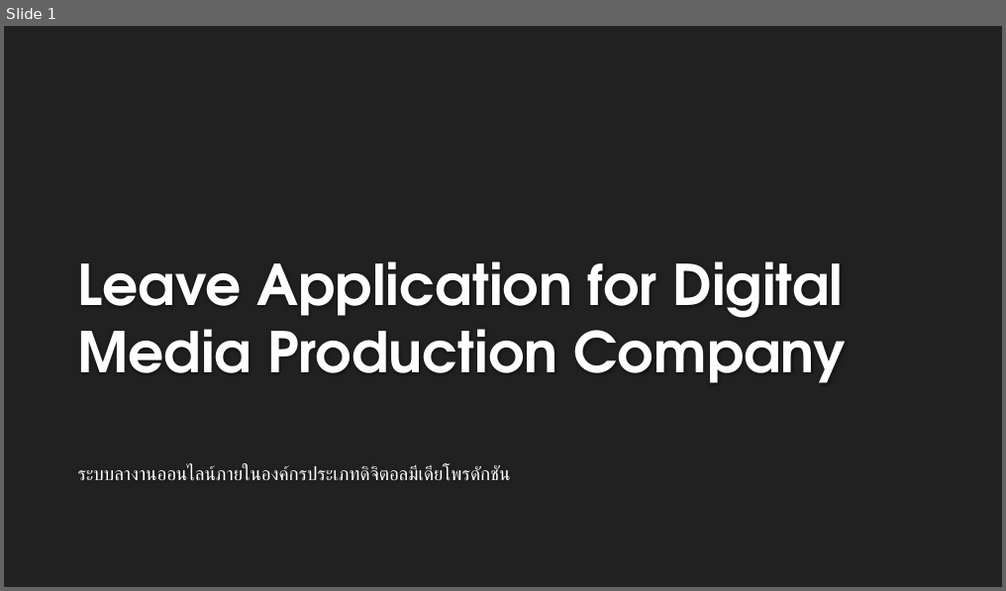
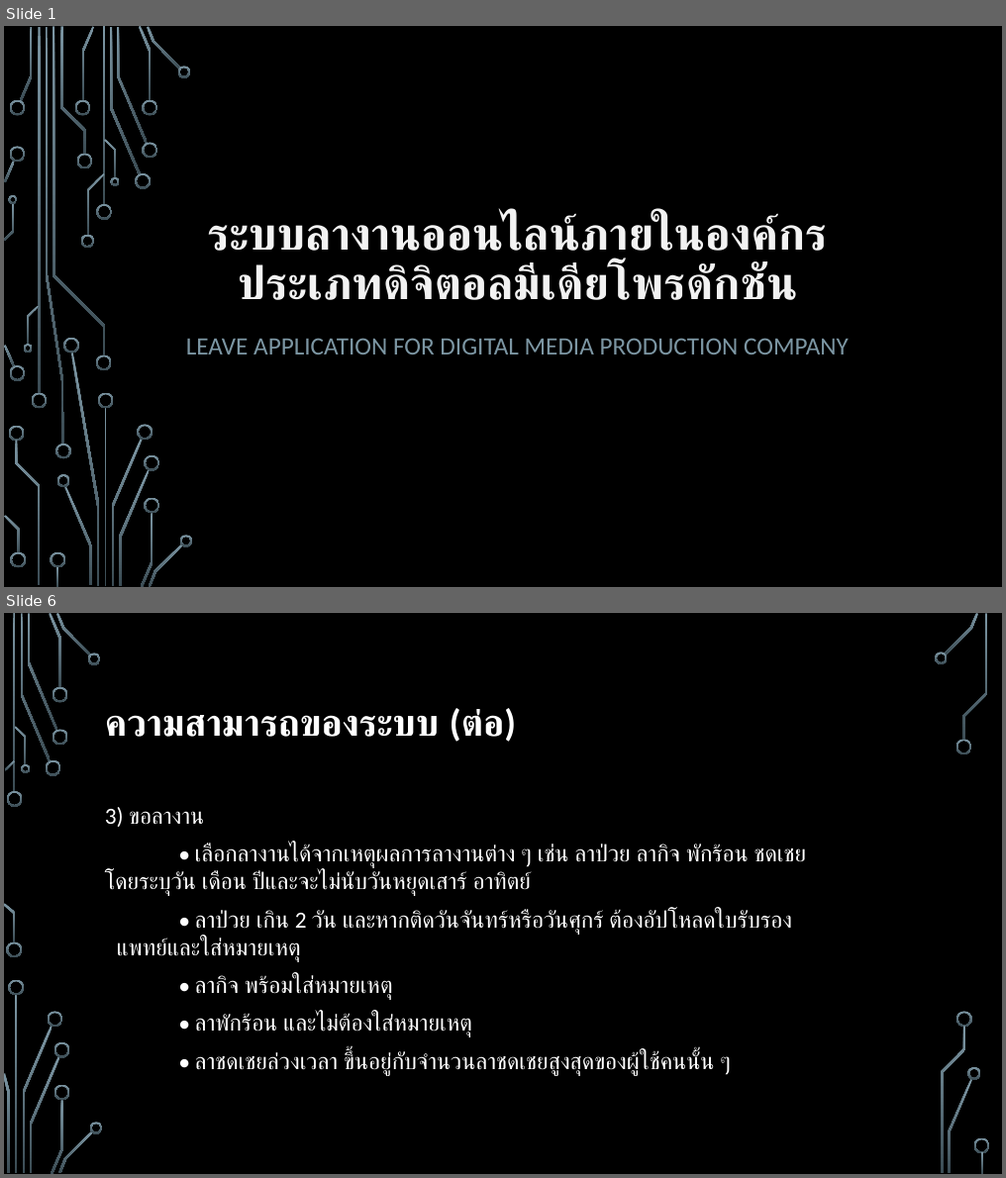
Before and after one commit to MrFermz/leaveAppDoc, a slide deck: Present/master.pptx. Shown one above the other, each under a label of ours: slide 1 before the commit, slides 1 and 6 after it; the slides between them are not shown. The pictures are 1006x591 and 1006x1178 pixels, drawn with LibreOffice and Linux fonts; fonts in the diff are those of the drawing; background and template pictures are left out. Boxes give left, top, right and bottom in pixels: in the first picture for what was removed or moved away, otherwise in the second. Text is boxed around its words. In the diff, an @@ line names an element or a change of style, - is before the commit and + after.

```diff
--- a/Present/master.pptx
+++ b/Present/master.pptx
@@ slide 6 added at box(4, 613, 1002, 1174), background picture (left out) @@
@@ title added at box(105, 708, 516, 742), 36 pt, text #FFFFFF, bold @@
+ความสามารถของระบบ (ต่อ)
@@ text added at box(105, 807, 807, 1076), 22.2 pt, text #FFFFFF @@
+3) ขอลางาน
+• เลือกลางานได้จากเหตุผลการลางานต่าง ๆ เช่น ลาป่วย ลากิจ พักร้อน ชดเชย โดยระบุวัน เดือน ปีและจะไม่นับวันหยุดเสาร์ อาทิตย์
+• ลาป่วย เกิน 2 วัน และหากติดวันจันทร์หรือวันศุกร์ ต้องอัปโหลดใบรับรอง แพทย์และใส่หมายเหตุ
+• ลากิจ พร้อมใส่หมายเหตุ
+• ลาพักร้อน และไม่ต้องใส่หมายเหตุ
+• ลาชดเชยล่วงเวลา ขึ้นอยู่กับจำนวนลาชดเชยสูงสุดของผู้ใช้คนนั้น ๆ
@@ group added at box(4, 613, 990, 1174): 33 freeform shapes, 3 rectangles @@
@@ slide 1 changed as well @@
@@ background #212121 to picture (left out) @@
@@ title "ระบบลางานออนไลน์ภายในองค์กรประเภทดิจิตอลมีเดียโพรดักชัน": place and size @@
-title "ระบบลางานออนไลน์ภายในองค์กรประเภทดิจิตอลมีเดียโพรดักชัน" at box(78, 466, 511, 481)
+title "ระบบลางานออนไลน์ภายในองค์กรประเภทดิจิตอลมีเดียโพรดักชัน" at box(207, 214, 827, 300)
@@ title "ระบบลางานออนไลน์ภายในองค์กรประเภทดิจิตอลมีเดียโพรดักชัน" at box(207, 214, 827, 300): size 18 to 44 pt, text colour #FFFFFF to #F2F2F2, bold on; alignment left to centre; line spacing 1 to 0.9; less space between paragraphs; vertical alignment top to bottom @@
@@ subtitle "LEAVE APPLICATION FOR DIGITAL MEDIA ..." at box(186, 338, 848, 355): vertical alignment bottom to top @@
@@ subtitle at box(186, 338, 848, 355): text changed; size 54 to 24 pt; font TeX Gyre Adventor to Calibri; text colour #FEFEFE to #7C96A3; bold off @@
-Leave Application for Digital Media Production Company
+LEAVE APPLICATION FOR DIGITAL MEDIA PRODUCTION COMPANY
@@ group added at box(4, 26, 193, 587): 50 freeform shapes, 4 rectangles @@
```
Also in this commit, not shown: 15 other slides added, 1 slide removed, 8 other files.
